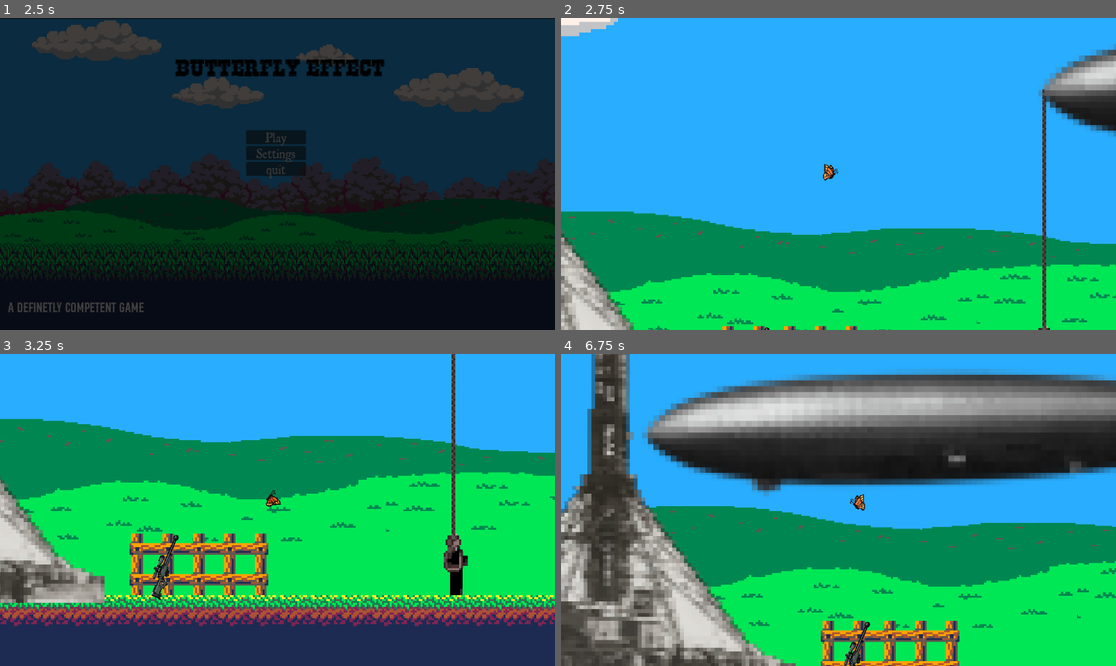
Above: before the commit, frames 1-4 (two rows, left to right).
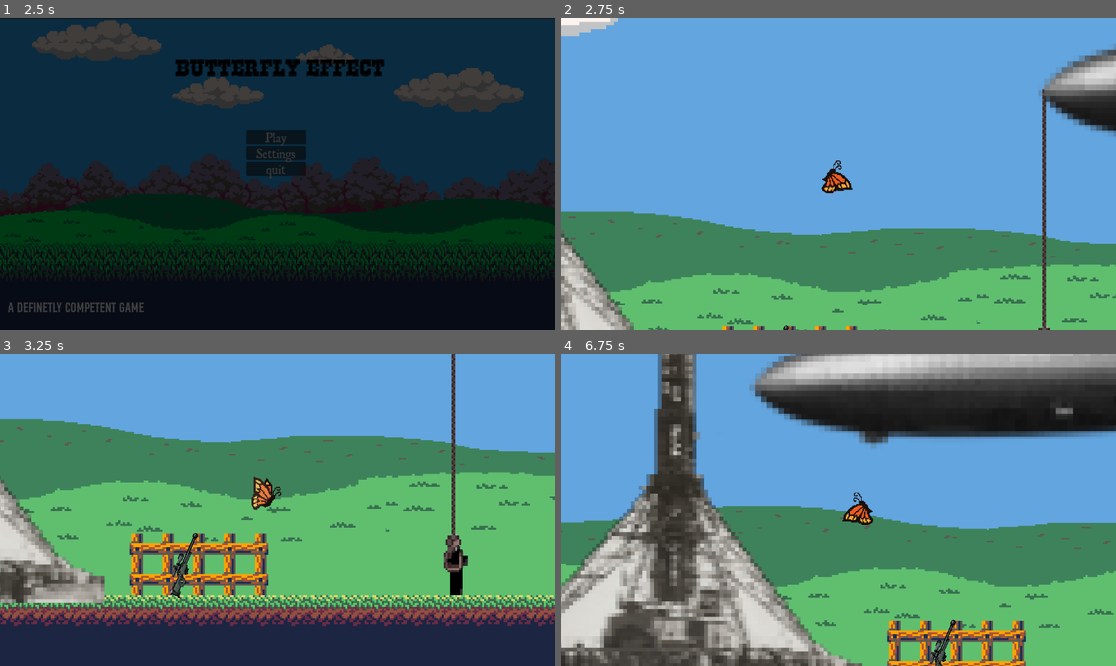
Above: after the commit, the same moments.

Repository: DHpFire/Definitely-competent-
Game: Godot game, scene res://Scenes/UI/main_menu.tscn
Same seed, same stepped clock (60 frames per second), same inputs: the game is played once before the commit and once after it. The engine's default icon, where the game draws it, is replaced by a stand-in: a white triangle on a blue panel in a dark square.
Inputs (mouse positions are in pixels of both pictures, inside the frame that each line leads up to):
- Up to frame 1 (2.5 s): click "Play" at 0.5 s; click "Play" at 1.25 s; move the mouse to (399, 158) at 2.02 s; hold D (Right) from 2.03 s (still down); tap E (interact) at 2.1 s; click (399, 158) at 2.17 s
- Up to frame 2 (2.75 s): keep holding D (Right)
- Up to frame 3 (3.25 s): move the mouse to (166, 525) at 2.77 s; release D (Right) at 2.78 s; hold S (Down) from 2.78 s (still down); tap E (interact) at 2.85 s; click (166, 525) at 2.92 s
- Up to frame 4 (6.75 s): move the mouse to (894, 441) at 3.52 s; release S (Down) at 3.53 s; hold D (Right) 3.53-4.28 s; tap E (interact) every 0.75 s from 3.6 to 6.6 s; click (894, 441) at 3.67 s; move the mouse to (810, 572) at 4.27 s; hold W (Up) 4.28-5.03 s; click (810, 572) at 4.42 s; move the mouse to (1005, 556) at 5.02 s; hold A (Left) 5.03-6.53 s; click (1005, 556) at 5.17 s; move the mouse to (672, 463) at 5.77 s; click (672, 463) at 5.92 s; move the mouse to (866, 510) at 6.52 s; hold S (Down) from 6.53 s (still down); click (866, 510) at 6.67 s

Frame 1 is identical in both runs. In frame 2, 94% of the frame differs, in the area x 0-100%, y 0-100%; in frame 3, 75%; in frame 4, 95%.
Error after the commit: Attempt to call function 'get_global_position' in base 'null instance' on a null instance. (res://Scenes/levels/Hindenburg/child.gd:9)

Commit message:
some polish

Diff:
--- a/butterfly/Scenes/UI/credits.tscn
+++ b/butterfly/Scenes/UI/credits.tscn
@@ -18,12 +18,17 @@
 
 [node name="Label" type="Label" parent="." unique_id=516204725]
 layout_mode = 0
-offset_left = 417.0
-offset_top = 219.0
-offset_right = 701.0
-offset_bottom = 346.0
-text = "@zulexsri
+offset_left = 343.0
+offset_top = 108.0
+offset_right = 775.0
+offset_bottom = 455.0
+theme_override_colors/font_color = Color(0, 0, 0, 1)
+theme_override_font_sizes/font_size = 50
+text = "butterfly by @zulexsr
+-----------------------
+Definetely Competent
 Heet
 Derek
 sasha
 Matt"
+horizontal_alignment = 1
--- a/butterfly/Scenes/UI/main_menu.tscn
+++ b/butterfly/Scenes/UI/main_menu.tscn
@@ -6,6 +6,7 @@
 [ext_resource type="FontFile" uid="uid://b6a7uemeow5o6" path="res://Assets/font/BroncoPersonalUse.ttf" id="4_4pqbp"]
 [ext_resource type="FontFile" uid="uid://d1aivi7he1w05" path="res://Assets/font/RomanAntique.ttf" id="5_gih0s"]
 [ext_resource type="PackedScene" uid="uid://cq16nqineh3f6" path="res://Scripts/fade.tscn" id="6_4pqbp"]
+[ext_resource type="AudioStream" uid="uid://63axftnqpxer" path="res://Assets/Iam Not Sure.ogg" id="7_gih0s"]
 
 [node name="mainMenu" type="Control" unique_id=1600239089]
 layout_mode = 3
@@ -80,6 +81,10 @@
 
 [node name="Fade" parent="." unique_id=355181307 instance=ExtResource("6_4pqbp")]
 
+[node name="AudioStreamPlayer" type="AudioStreamPlayer" parent="." unique_id=721505545]
+stream = ExtResource("7_gih0s")
+autoplay = true
+
 [connection signal="pressed" from="buttons/Play" to="." method="_on_play_pressed"]
 [connection signal="pressed" from="buttons/Settings" to="." method="_on_settings_pressed"]
 [connection signal="pressed" from="buttons/Quit" to="." method="_on_quit_pressed"]
--- a/butterfly/Scenes/butter_fly.tscn
+++ b/butterfly/Scenes/butter_fly.tscn
@@ -5,7 +5,7 @@
 [ext_resource type="Script" uid="uid://bnk8l6y5uh0hm" path="res://Scripts/camera_2d.gd" id="3_73w8c"]
 
 [sub_resource type="RectangleShape2D" id="RectangleShape2D_73w8c"]
-size = Vector2(13, 13)
+size = Vector2(22, 22)
 
 [sub_resource type="AtlasTexture" id="AtlasTexture_85p1d"]
 atlas = ExtResource("2_73w8c")
@@ -50,11 +50,12 @@
 shape = SubResource("RectangleShape2D_73w8c")
 
 [node name="Sprite2D" type="AnimatedSprite2D" parent="." unique_id=1422833581]
+z_index = 10
 position = Vector2(0, -0.043999422)
-scale = Vector2(0.2, 0.21737501)
+scale = Vector2(0.4, 0.434)
 sprite_frames = SubResource("SpriteFrames_qimwc")
 animation = &"flying"
-frame_progress = 0.9967695
+frame_progress = 0.033008106
 
 [node name="Camera2D" type="Camera2D" parent="." unique_id=94938156]
 zoom = Vector2(4, 4)
--- a/butterfly/Scenes/levels/Hindenburg/Hindenburg.tscn
+++ b/butterfly/Scenes/levels/Hindenburg/Hindenburg.tscn
@@ -11,6 +11,11 @@
 [ext_resource type="PackedScene" uid="uid://ct57l2mi8t10y" path="res://Scenes/rope.tscn" id="8_ptfrl"]
 [ext_resource type="Texture2D" uid="uid://bjqtqmsq2bd5s" path="res://Assets/Sprites/Stolen/Ship bollard.png" id="9_bv5dl"]
 [ext_resource type="PackedScene" uid="uid://bsnrjepoj8qoh" path="res://Scenes/levels/Hindenburg/mooring_tower.tscn" id="11_11nll"]
+[ext_resource type="Texture2D" uid="uid://dgw6mixegqv38" path="res://Assets/Sprites/Stolen/GardenScissors.png" id="13_tdx8m"]
+[ext_resource type="Texture2D" uid="uid://dv8gdbpis70hd" path="res://Assets/Sprites/Stolen/Soldier1.png" id="14_8hctk"]
+[ext_resource type="Texture2D" uid="uid://b8o0yubbfskb7" path="res://Assets/Sprites/Stolen/Crate.png" id="15_aflqy"]
+[ext_resource type="PackedScene" uid="uid://d3v2c5nmvgp68" path="res://Scenes/levels/Hindenburg/child.tscn" id="15_tdx8m"]
+[ext_resource type="PackedScene" uid="uid://g4228j5f1dc5" path="res://Scenes/levels/Hindenburg/gardener.tscn" id="16_8hctk"]
 
 [sub_resource type="RectangleShape2D" id="RectangleShape2D_11ssr"]
 size = Vector2(1285, 175.5)
@@ -148,10 +153,31 @@
 shape = SubResource("RectangleShape2D_365la")
 
 [node name="Rifle" parent="." unique_id=1068037500 instance=ExtResource("8_6sjl4")]
-position = Vector2(422, 369)
+position = Vector2(432, 368)
 
 [node name="mooring tower" parent="." unique_id=1731262838 instance=ExtResource("11_11nll")]
 position = Vector2(288, 290)
 scale = Vector2(2, 2)
 
+[node name="GardenScissors" type="Sprite2D" parent="." unique_id=1385333520]
+position = Vector2(669, 366)
+texture = ExtResource("13_tdx8m")
+
+[node name="Soldier1" type="Sprite2D" parent="." unique_id=1963395907]
+position = Vector2(1005, 365)
+scale = Vector2(0.22374985, 0.21249999)
+texture = ExtResource("14_8hctk")
+
+[node name="Crate" type="Sprite2D" parent="." unique_id=534951387]
+modulate = Color(0.49870688, 0.6064015, 0.32452706, 1)
+position = Vector2(1036, 370.75)
+scale = Vector2(0.41935483, 0.43220338)
+texture = ExtResource("15_aflqy")
+
+[node name="child" parent="." unique_id=1385796743 instance=ExtResource("15_tdx8m")]
+position = Vector2(844, 335)
+
+[node name="Gardener" parent="." unique_id=420503553 instance=ExtResource("16_8hctk")]
+position = Vector2(728, 341)
+
 [connection signal="body_entered" from="Area2D" to="." method="_on_area_2d_body_entered"]
--- a/butterfly/Scenes/levels/Hindenburg/gardener.tscn
+++ b/butterfly/Scenes/levels/Hindenburg/gardener.tscn
@@ -1,19 +1,16 @@
 [gd_scene format=3 uid="uid://g4228j5f1dc5"]
 
-[ext_resource type="Texture2D" uid="uid://1fw34apvikvj" path="res://Assets/Sprites/icon.svg" id="1_ooxld"]
+[ext_resource type="Texture2D" uid="uid://bi215dbde7bjj" path="res://Assets/Sprites/Stolen/Gardener.png" id="1_ooxld"]
 
 [sub_resource type="RectangleShape2D" id="RectangleShape2D_5ku4e"]
-size = Vector2(50, 126)
+size = Vector2(32, 48)
 
 [node name="Gardener" type="CharacterBody2D" unique_id=1385796743]
-
-[node name="Sprite2D" type="Sprite2D" parent="." unique_id=1623224639]
-position = Vector2(0, -3.5527137e-15)
-scale = Vector2(0.3925781, 0.984375)
-texture = ExtResource("1_ooxld")
 
 [node name="CollisionShape2D" type="CollisionShape2D" parent="." unique_id=745708505]
 shape = SubResource("RectangleShape2D_5ku4e")
 
-[node name="CollisionShape2D2" type="CollisionShape2D" parent="." unique_id=1340124573]
-shape = SubResource("RectangleShape2D_5ku4e")
+[node name="Sprite2D" type="Sprite2D" parent="." unique_id=1623224639]
+position = Vector2(-1.9073486e-06, 0)
+scale = Vector2(1.6578946, 1.5645163)
+texture = ExtResource("1_ooxld")
--- a/butterfly/project.godot
+++ b/butterfly/project.godot
@@ -19,6 +19,10 @@
 [autoload]
 
 Global="*uid://c0lgipdf2gca0"
+
+[display]
+
+mouse_cursor/custom_image="uid://bmraqlok8gnn1"
 
 [global_group]
 
Not shown, added: butterfly/Assets/Iam Not Sure.ogg.import
Binary file changed: butterfly/Assets/Multi_Platformer_Tileset_Free/GrassLand/Background/GrassLand_Background_1.png
Binary file changed: butterfly/Assets/Multi_Platformer_Tileset_Free/GrassLand/Background/GrassLand_Background_3.png
Binary file changed: butterfly/Assets/Multi_Platformer_Tileset_Free/GrassLand/Background/GrassLand_Background_4.png
Binary file changed: butterfly/Assets/Multi_Platformer_Tileset_Free/GrassLand/Terrain/Grassland_Terrain_47Tiles.png
Binary file changed: butterfly/Assets/Sprites/Stolen/Crate.png
Binary file changed: butterfly/Assets/Sprites/Stolen/Gardener.png
Binary file changed: butterfly/Assets/Sprites/Stolen/Soldier1.png
Binary file changed: butterfly/Assets/Sprites/Stolen/Soldier2.png
Binary file added: butterfly/Assets/Sprites/dgjbn1a-7f2af24b-ae00-4038-acfa-923f6b8884e3.png
Not shown, added: butterfly/Assets/Sprites/dgjbn1a-7f2af24b-ae00-4038-acfa-923f6b8884e3.png.import
Not shown, added: butterfly/Assets/Iam Not Sure.ogg
